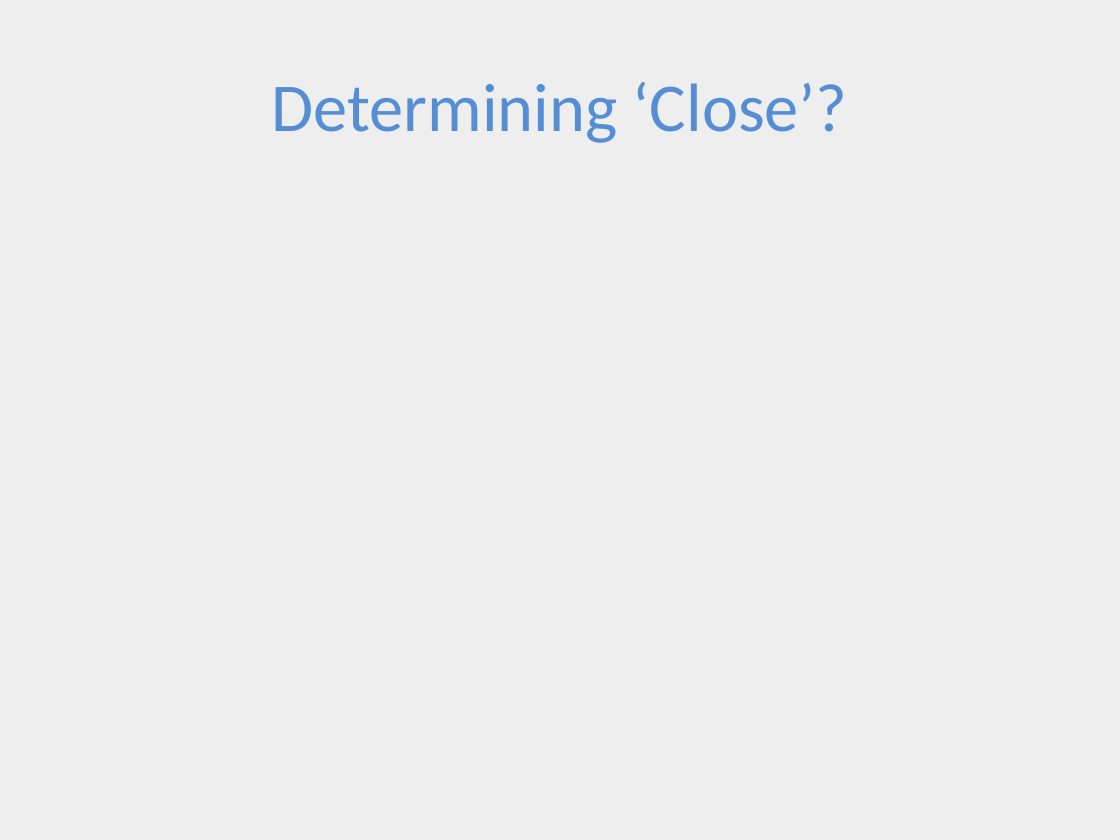
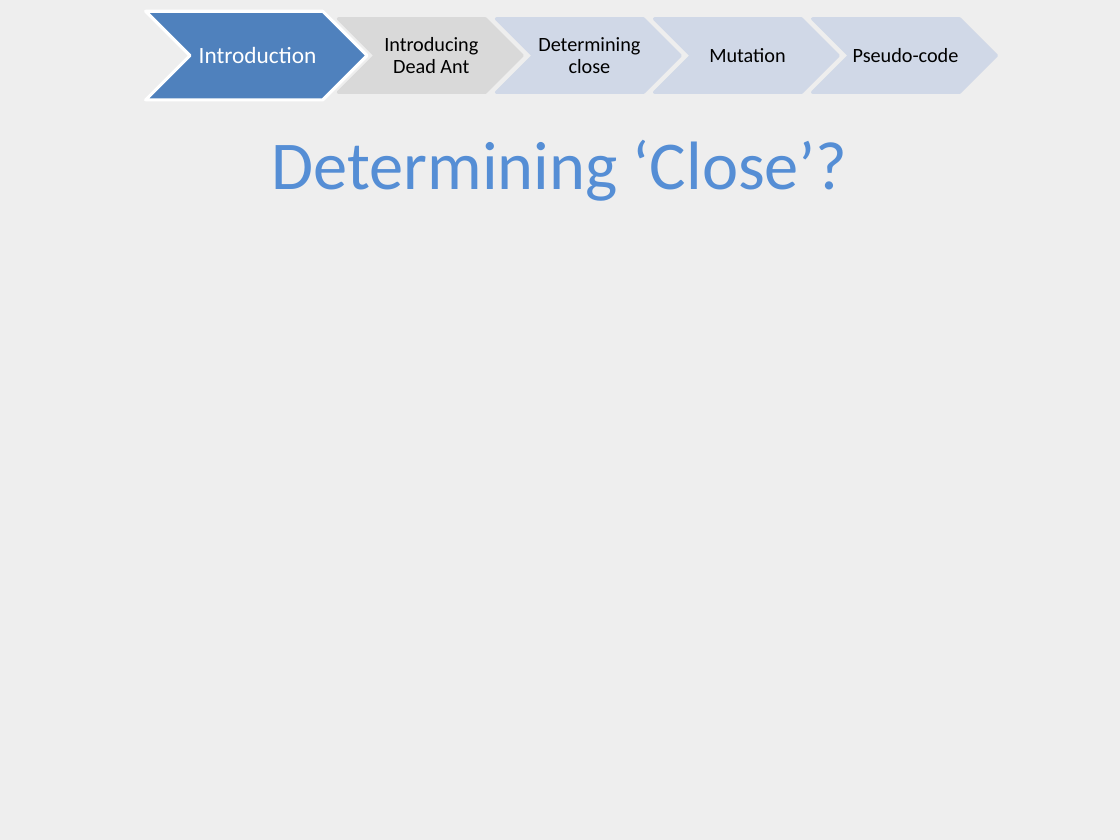
Before and after one commit to ai-se/Rahul, a slide deck: slide 4 of DEADANT/deadAnt.pptx. Drawn at 1120x840 pixels with LibreOffice and Linux fonts; fonts in the diff are those of the drawing. Boxes give left, top, right and bottom in pixels: in the first picture for what was removed or moved away, otherwise in the second. Text is boxed around its words. In the diff, an @@ line names an element or a change of style, - is before the commit and + after.

```diff
--- a/DEADANT/deadAnt.pptx
+++ b/DEADANT/deadAnt.pptx
@@ chevron added at box(146, 11, 367, 100), fill #4F81BD, outline #FFFFFF 2 pt @@
@@ chevron added at box(338, 19, 522, 93), fill #D9D9D9, outline #D9D9D9 2 pt @@
@@ rectangle added at box(375, 19, 485, 93), fill #D9D9D9, outline #D9D9D9 0.75 pt, 13 pt, text #000000 @@
+Introducing Dead Ant
@@ chevron added at box(496, 19, 680, 93), fill #D0D8E8 at 90% opacity, outline #D0D8E8 2 pt @@
@@ chevron added at box(654, 19, 838, 93), fill #D0D8E8 at 90% opacity, outline #D0D8E8 2 pt @@
@@ chevron added at box(813, 19, 997, 93), fill #D0D8E8 at 90% opacity, outline #D0D8E8 2 pt @@
@@ text added at box(199, 47, 317, 63), 15 pt, text #FFFFFF @@
+Introduction
@@ text added at box(538, 37, 640, 73), 13 pt, text #000000 @@
+Determining close
@@ text added at box(709, 48, 785, 62), 13 pt, text #000000 @@
+Mutation
@@ text added at box(853, 48, 959, 62), 13 pt, text #000000 @@
+Pseudo-code
@@ title "Determining ‘Close’?": place and size @@
-title "Determining ‘Close’?" at box(271, 82, 848, 143)
+title "Determining ‘Close’?" at box(271, 140, 848, 201)
```
Also in this commit, not shown: 4 other slides changed.
